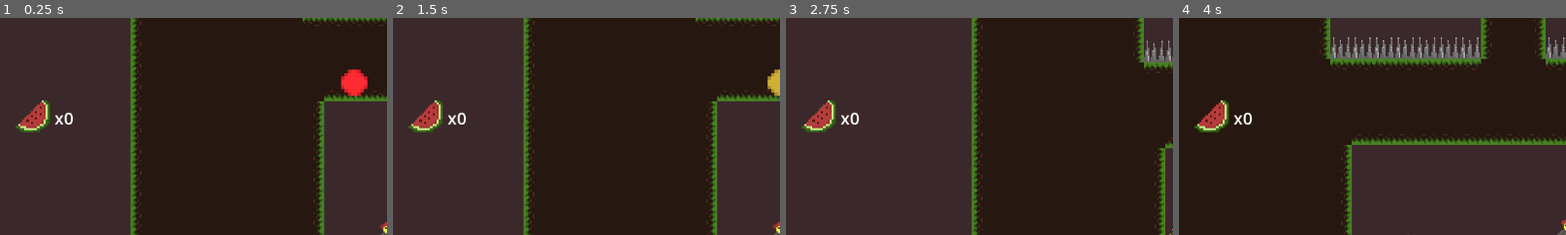
Above: before the commit, frames 1-4 (left to right).
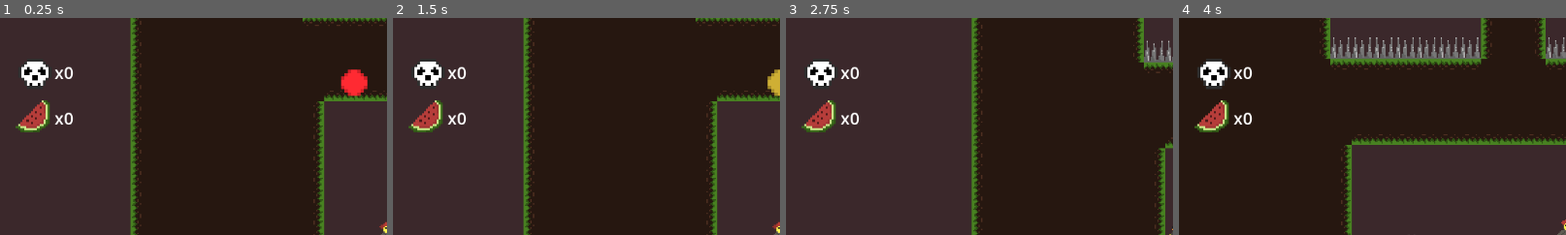
Above: after the commit, the same moments.

Repository: Wizz0/utervania
Game: Godot game, scene res://levels/level_01.tscn
The game is run twice, just before and just after one commit, with the same random seed, the same clock (stepped at 60 frames per second) and the same inputs. The project has no main scene, so this scene is started directly.
Inputs:
- Up to frame 1 (0.25 s): no input
- Up to frame 2 (1.5 s): tap Enter at 0.5 s; hold Right (ui_right) from 0.53 s (still down); tap Shift (dash) at 0.6 s; tap Space (jump) at 0.77, 0.8, 1.07, 1.25, 1.35 s
- Up to frame 3 (2.75 s): tap Space (jump) at 1.52, 1.82, 2.3 s; tap Shift (dash) at 1.55, 2.1 s; release Right (ui_right) at 2.03 s; hold Left (ui_left) from 2.03 s (still down)
- Up to frame 4 (4 s): release Left (ui_left) at 2.78 s; hold Right (ui_right) from 2.78 s (still down); tap Shift (dash) at 2.85 s; tap Space (jump) at 3.02, 3.32, 3.6, 3.77 s
The pictures show only the part of the screen within x 0-50%, y 0-50%; the shares and areas given below are measured in that part.

The runs differ from the first frame. In frame 1, 0.8% of the frame differs, in the area x 5-19%, y 20-32%; in frame 2, 0.8%; in frame 3, 0.8%; in frame 4, 1.0%, in the area x 4-20%, y 19-33%.

Commit message:
added score counting

Diff:
--- a/scenes/uter.tscn
+++ b/scenes/uter.tscn
@@ -15,6 +15,7 @@
 [ext_resource type="Script" uid="uid://kowf2d0635hp" path="res://scripts/dash_state.gd" id="12_qyu2a"]
 [ext_resource type="Texture2D" uid="uid://bol6p4ww221np" path="res://assets/interactables/just-a-circle.png" id="14_lisen"]
 [ext_resource type="Texture2D" uid="uid://c6uee0yytl0ss" path="res://assets/interactables/watermelon.png" id="15_if7ij"]
+[ext_resource type="Texture2D" uid="uid://ctwua32p1mqw1" path="res://assets/ui/skul.png" id="16_jctpp"]
 
 [sub_resource type="AtlasTexture" id="AtlasTexture_tt2n3"]
 atlas = ExtResource("2_bkvfk")
@@ -347,3 +348,33 @@
 offset_bottom = 64.0
 text = "x1"
 label_settings = SubResource("LabelSettings_if7ij")
+
+[node name="DeathCounter" type="Control" parent="HUD"]
+layout_mode = 3
+anchors_preset = 4
+anchor_top = 0.5
+anchor_bottom = 0.5
+offset_top = -289.0
+offset_right = 165.0
+offset_bottom = -203.0
+grow_vertical = 2
+
+[node name="Sprite2D" type="Sprite2D" parent="HUD/DeathCounter"]
+position = Vector2(52, 46)
+scale = Vector2(4.09375, 4.09375)
+texture = ExtResource("16_jctpp")
+
+[node name="Label" type="Label" parent="HUD/DeathCounter"]
+layout_mode = 0
+offset_left = 81.0
+offset_top = 29.0
+offset_right = 132.0
+offset_bottom = 64.0
+text = "x1"
+label_settings = SubResource("LabelSettings_if7ij")
+
+[node name="Score" type="Label" parent="HUD"]
+offset_left = 23.0
+offset_top = 178.0
+offset_right = 120.0
+offset_bottom = 220.0
--- a/scripts/uter.gd
+++ b/scripts/uter.gd
@@ -1,5 +1,15 @@
 extends CharacterBody2D
 class_name Uter
+
+const MAX_SCORE = 10000.0
+const DECAY_RATE = 0.01
+const MAX_WATERMELONS = 3
+const WATERMELON_BONUS = 0.5
+const DEATH_PENALTY = 0.1
+
+var current_score = 0
+var final_score = 0
+var death_count = 0
 
 @onready var camera: Camera2D = $Camera2D
 
@@ -43,6 +53,7 @@
 
 	start_race()
 	update_watermelon_display()
+	update_death_display()
 
 func start_race():
 	switch_traffic_light_color("RED")
@@ -73,24 +84,45 @@
 	if is_timer_running:
 		elapsed_time += delta
 		update_timer_display()
+		calculate_current_score()
+
+func calculate_current_score():
+	var raw_score = MAX_SCORE * exp(-DECAY_RATE * elapsed_time)
+	current_score = max(0, int(raw_score))
+	#display_current_score()
+
+func display_current_score():
+	$HUD/Score.text = "Current score: " + str(current_score)
+
+func calculate_final_score():
+	var base_score = MAX_SCORE * exp(-DECAY_RATE * elapsed_time)
+
+	var watermelon_multiplier = 1.0 + WATERMELON_BONUS * (watermelons / float(MAX_WATERMELONS))
+	var death_penalty_multiplier = 1.0 - (death_count * DEATH_PENALTY)
+	death_penalty_multiplier = max(0, death_penalty_multiplier)  # не уходим в минус
+
+	final_score = int(base_score * watermelon_multiplier * death_penalty_multiplier)
+	final_score = max(0, final_score)  # защита от отрицательных значений
+
+	return final_score
 
 func die():
+	death_count += 1
 	camera.screen_shake(5, 0.2)
 	position = checkpoint
+	update_death_display()
 
 func save(new_checkpoint):
 	checkpoint = new_checkpoint
 
 func has_ability(ability: String):
 	return abilities.get(ability, false)
-	print(abilities)
 
 func add_ability(ability: String):
 	if has_ability(ability):
 		return
 
 	abilities.set(ability, true)
-	print(abilities)
 
 func add_watermelon(num: int = 1):
 	watermelons += num
@@ -110,6 +142,22 @@
 
 func stop_race():
 	is_timer_running = false
+	var final_score_value = calculate_final_score()
+	display_final_score(final_score_value)
+	print("=== РЕЗУЛЬТАТЫ ЗАБЕГА ===")
+	print("Время: ", timer_label.text)
+	print("Базовые очки: ", int(MAX_SCORE * exp(-DECAY_RATE * elapsed_time)))
+	print("Собрано арбузов: ", watermelons, "/", MAX_WATERMELONS)
+	print("Бонус за арбузы: +", WATERMELON_BONUS * (watermelons / float(MAX_WATERMELONS)) * 100, "%")
+	print("Количество смертей: ", death_count)
+	print("Штраф за смерти: -", death_count * DEATH_PENALTY * 100, "%")
+	print("Итоговые очки: ", final_score_value)
+
+func display_final_score(value):
+	$HUD/Score.text = "Final Score: " + str(value)
 
 func update_watermelon_display():
 	$HUD/WatermelonCounter/Label.text = "x" + str(watermelons)
+
+func update_death_display():
+	$HUD/DeathCounter/Label.text = "x" + str(death_count)
Binary file added: assets/ui/skul.png
Not shown, added: assets/ui/skul.png.import
Not shown: 1 places in scenes/uter.tscn that only renumber resources
